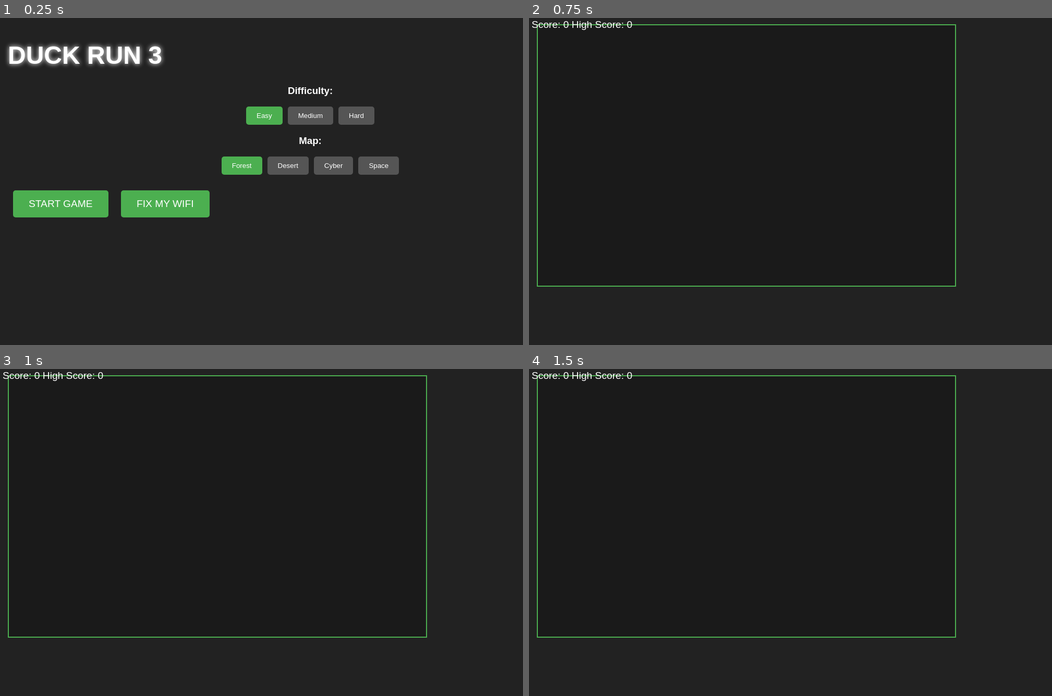
Above: before the commit, frames 1-4 (two rows, left to right).
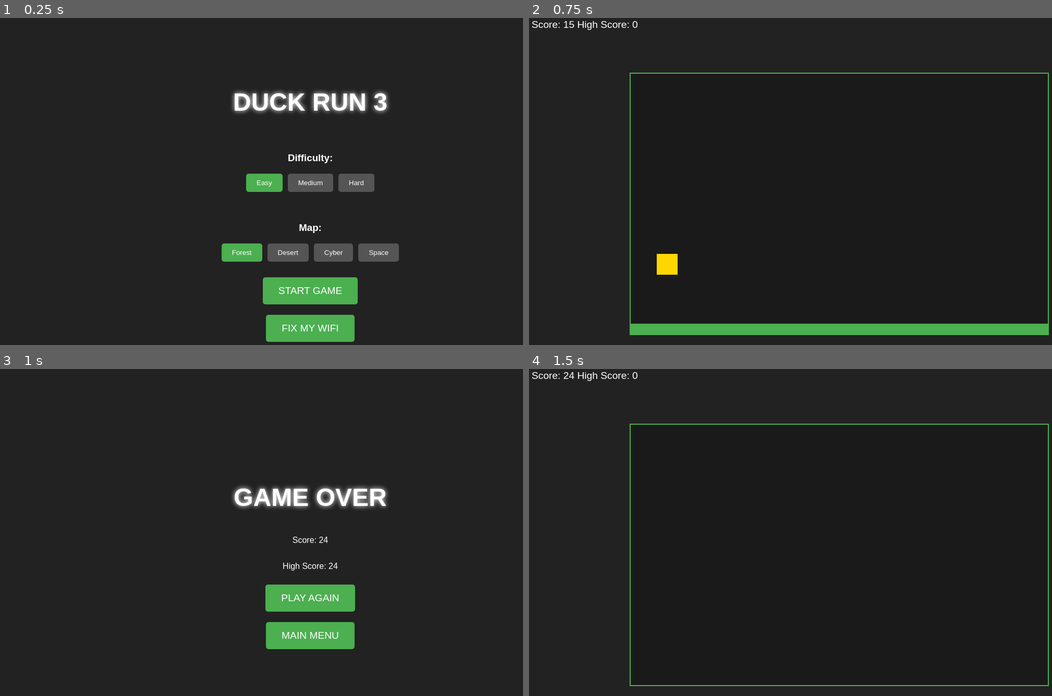
Above: after the commit, the same moments.

Repository: Duck-png-lord/Duck-Run-3-
Game: browser game, page index.html
The game is run twice, just before and just after one commit, with the same random seed, the same clock (stepped at 60 frames per second) and the same inputs.
Inputs (mouse positions are in pixels of both pictures, inside the frame that each line leads up to; where the layout moved, square brackets give the same spot in the first picture):
- Up to frame 1 (0.25 s): no input
- Up to frame 2 (0.75 s): click "Easy" at 0.27 s; click "START GAME" at 0.52 s
- Up to frame 3 (1 s): no input
- Up to frame 4 (1.5 s): click (837, 597) [748, 532] at 1.07 s; tap Space at 1.1 s

The runs differ from the first frame. In frame 1, 15% of the frame differs, in the area x 1-77%, y 7-100%; in frame 2, 4.6%; in frame 3, 5.7%; in frame 4, 1.8%.
Error after the commit: ReferenceError: musicPlaying is not defined

Commit message:
Update game.js

Diff:
--- a/game.js
+++ b/game.js
@@ -17,7 +17,6 @@
 let difficulty = 1;
 let mapType = 1;
 let isGameRunning = false;
-let musicPlaying = false;
 let currentMusic = null;
 
 // DOM elements
@@ -69,6 +68,8 @@
 
     // Set up event listeners
     document.addEventListener('keydown', handleKeyDown);
+    document.addEventListener('click', handleUserInteraction);
+
     startButton.addEventListener('click', startGame);
     restartButton.addEventListener('click', restartGame);
     fixWifiButton.addEventListener('click', showFixWifiPrompt);
@@ -94,20 +95,44 @@
         });
     });
 
-    // Start with menu music
-    playMusic('menu');
-
     // Show menu
     showScreen('menu');
 }
 
+// Handle user interaction to enable audio
+function handleUserInteraction() {
+    if (!musicPlaying) {
+        playMusic('menu');
+        musicPlaying = true;
+        document.removeEventListener('click', handleUserInteraction);
+    }
+}
+
 // Show a specific screen
 function showScreen(screen) {
-    menuScreen.style.display = screen === 'menu' ? 'block' : 'none';
-    gameScreen.style.display = screen === 'game' ? 'block' : 'none';
-    gameOverScreen.style.display = screen === 'gameOver' ? 'block' : 'none';
-    fixWifiScreen.style.display = screen === 'fixWifi' ? 'block' : 'none';
-    currentGameState = gameStates[screen.toUpperCase()];
+    menuScreen.classList.remove('active');
+    gameScreen.classList.remove('active');
+    gameOverScreen.classList.remove('active');
+    fixWifiScreen.classList.remove('active');
+
+    switch(screen) {
+        case 'menu':
+            menuScreen.classList.add('active');
+            currentGameState = gameStates.MENU;
+            break;
+        case 'game':
+            gameScreen.classList.add('active');
+            currentGameState = gameStates.PLAYING;
+            break;
+        case 'gameOver':
+            gameOverScreen.classList.add('active');
+            currentGameState = gameStates.GAME_OVER;
+            break;
+        case 'fixWifi':
+            fixWifiScreen.classList.add('active');
+            currentGameState = gameStates.FIX_WIFI;
+            break;
+    }
 }
 
 // Play music
@@ -127,28 +152,7 @@
     currentMusic = new Audio(musicFiles[type]);
     currentMusic.loop = true;
     currentMusic.volume = 0.3;
-
-    // Try to play music (will only work if user interacted with page)
-    currentMusic.play().catch(e => {
-        console.log("Music play prevented:", e);
-        // Show a message to click to enable music
-        const musicPrompt = document.createElement('div');
-        musicPrompt.style.position = 'fixed';
-        musicPrompt.style.bottom = '20px';
-        musicPrompt.style.right = '20px';
-        musicPrompt.style.padding = '10px';
-        musicPrompt.style.backgroundColor = 'rgba(0,0,0,0.7)';
-        musicPrompt.style.color = 'white';
-        musicPrompt.style.borderRadius = '5px';
-        musicPrompt.textContent = 'Click anywhere to enable music';
-        document.body.appendChild(musicPrompt);
-
-        // Remove prompt when user clicks
-        document.addEventListener('click', () => {
-            document.body.removeChild(musicPrompt);
-            currentMusic.play();
-        }, { once: true });
-    });
+    currentMusic.play().catch(e => console.log("Music play prevented:", e));
 }
 
 // Start the game
@@ -158,6 +162,7 @@
     isGameRunning = true;
     showScreen('game');
     playMusic(`game${difficulty}`);
+    gameLoop();
 }
 
 // Restart the game
@@ -172,6 +177,7 @@
     score = 0;
     isGameRunning = true;
     showScreen('game');
+    playMusic(`game${difficulty}`);
 }
 
 // Game loop
@@ -258,7 +264,8 @@
         const platformTypes = {
             '1': { width: 100 + Math.random() * 100, color: '#4CAF50' },
             '2': { width: 150 + Math.random() * 150, color: '#2E7D32' },
-            '3': { width: 200 + Math.random() * 200, color: '#1B5E20' }
+            '3': { width: 200 + Math.random() * 200, color: '#1B5E20' },
+            '4': { width: 100 + Math.random() * 100, color: '#00BCD4' }
         };
 
         newPlatform = {
@@ -354,10 +361,4 @@
 }
 
 // Start the game when the page loads
-window.addEventListener('load', () => {
-    init();
-    // Start game loop after a small delay to ensure everything is loaded
-    setTimeout(() => {
-        gameLoop();
-    }, 100);
-});
+window.addEventListener('load', init);
